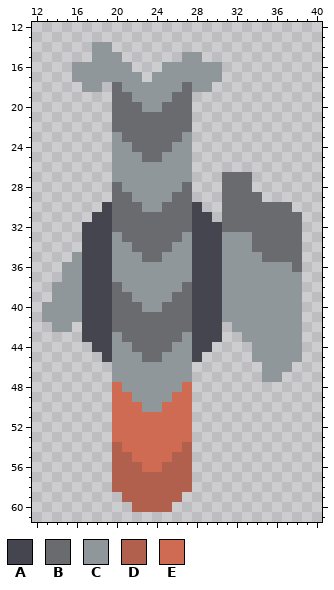
Pixel-art sprite, stored at sprites/units/Selupro/boss-units/fortress/weapons/fortress-autocannon-destroyed.png. Above: the version before the commit.
The file is 48x64 pixels. Shown: x 12..40, y 12..61.
Palette (. is transparent): A #44454e  B #6a6b6f  C #90979b  D #b1604d  E #d06b53
Pixels before, first column x 13:
14 .....CC...................
15 .....CCC......CC..........
16 ...CCCCCC...CCCCCC........
17 ...CCCCCCC.CCCCCCC........
18 ....CC.BCCCCCCBCC.........
19 .......BBCCCCBB...........
20 .......BBBCCBBB...........
21 .......BBBBBBBB...........
22 .......BBBBBBBB...........
23 .......CBBBBBBC...........
24 .......CCBBBBCC...........
25 .......CCCBBCCC...........
26 .......CCCCCCCC...........
27 .......CCCCCCCC...BBB.....
28 .......BCCCCCCB...BBB.....
29 .......BBCCCCBB...BBBB....
30 ......ABBBCCBBBA..BBBBBBB.
31 .....AABBBBBBBBAA.BBBBBBBB
32 ....AAABBBBBBBBAAABBBBBBBB
33 ....AAACBBBBBBCAAACCCBBBBB
34 ....AAACCBBBBCCAAACCCBBBBB
35 ...CAAACCCBBCCCAAACCCCBBBB
36 ..CCAAACCCCCCCCAAACCCCCCCB
37 ..CCAAACCCCCCCCAAACCCCCCCC
38 .CCCAAABCCCCCCBAAACCCCCCCC
39 .CCCAAABBCCCCBBAAACCCCCCCC
40 CCCCAAABBBCCBBBAAACCCCCCCC
41 CCCCAAABBBBBBBBAAACCCCCCCC
42 .CC.AAABBBBBBBBAAA.CCCCCCC
43 ....AAACBBBBBBCAAA..CCCCCC
44 .....AACCBBBBCCAA....CCCCC
45 ......ACCCBBCCCA.....CCCCC
46 .......CCCCCCCC.......CCC.
47 .......CCCCCCCC.......CC..
48 .......ECCCCCCE...........
49 .......EECCCCEE...........
50 .......EEECCEEE...........
51 .......EEEEEEEE...........
52 .......EEEEEEEE...........
53 .......EEEEEEEE...........
54 .......DEEEEEED...........
55 .......DDEEEEDD...........
56 .......DDDEEDDD...........
57 .......DDDDDDDD...........
58 .......DDDDDDDD...........
59 ........DDDDDD............
60 .........DDDD.............
The same view after the edit:
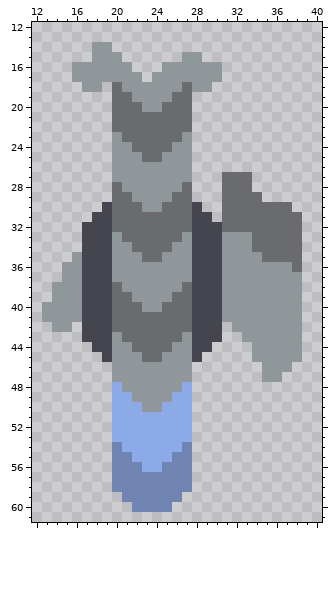
The edit:
{"colour":"D","old":"#b1604d","new":"#6f84b1"}
{"colour":"E","old":"#d06b53","new":"#8ca9e8"}
{"label":"changed","picture_box":[112,382,192,512]}
